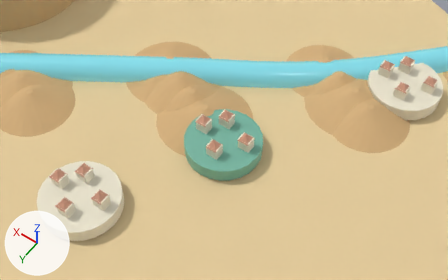
One commit to the Blender file blender-assets/source/arabasta-kingdom.blend: the scene before it, then after it.
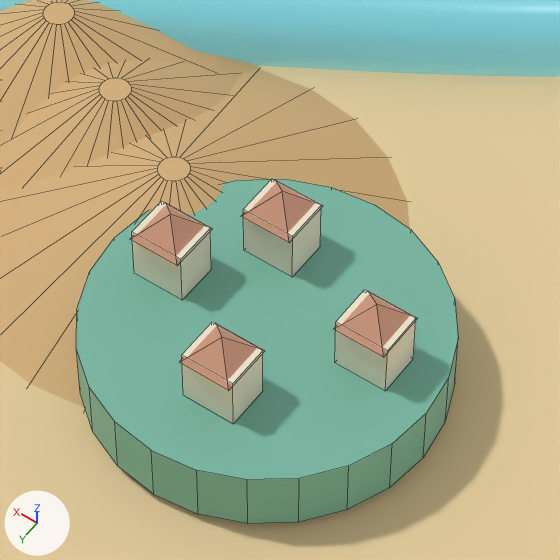
Each version appears first from a 50 mm lens placed at (-9.47, 7.28, 11.93), pointed at (-4.42, 0.22, 0.83), and next in a close-up on the part from 38% to 63% of the width and 26% to 67% of the height. The lights are fixed; the arrows at lower left show +X, +Y and +Z. The older version's two pictures come first. The close-ups show mesh edges as thin lines.

In view in the first close-up: 'Arabasta landmass', 'Sandora River', 'Sandora dune 08', 'Sandora dune 13', 'Sandora dune 18', 'yuba 1 house', 'yuba 2 house', 'yuba 2 roof', 'yuba 3 house', 'yuba 3 roof', 'yuba 4 house', 'yuba district' and 2 more.
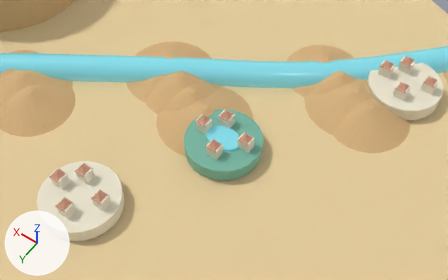
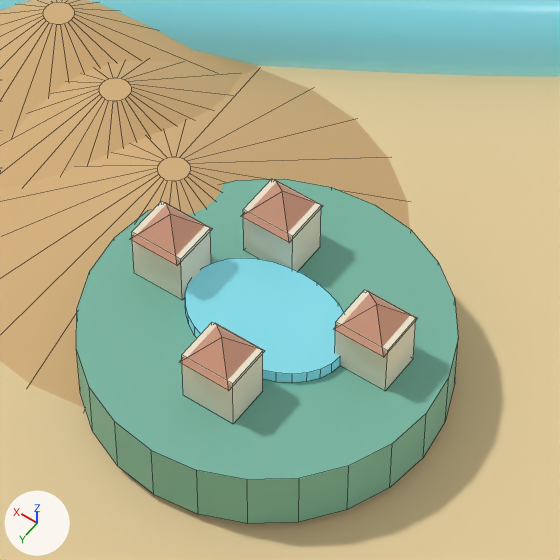
What differs and where, as boxes (x1, y1, x2, y2) in the close-ups (560 x 560 px):
'Yuba oasis pool', added (cyan)
    after: (185, 258, 344, 382)

The change in detail:
Mesh me_cylinder_008 is new.
It is a 32-sided cylinder along z spanning x -0.42..0.42, y -0.302..0.302, z -0.035..0.035.
It uses material mat_m_sandora_river (cyan #76c5d1, glowing cyan #71bdca).
Object 'Yuba oasis pool' (ob_yuba_oasis_pool) is new; it shows me_cylinder_008.
Its location is (-4.4, 0.2, 0.855).
